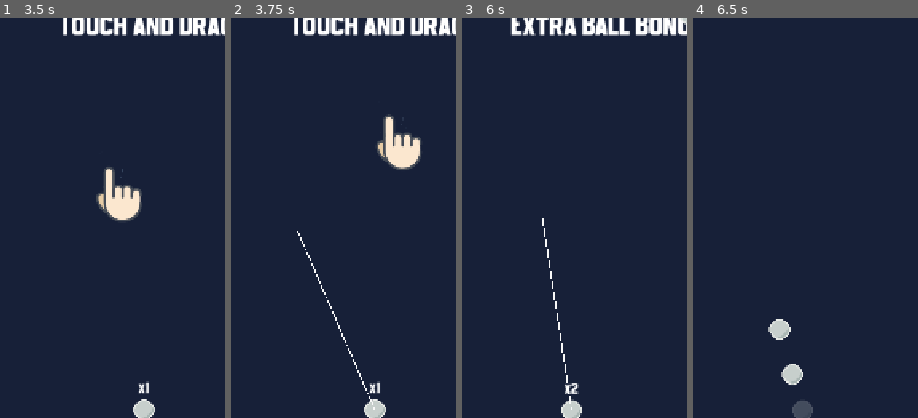
Above: before the commit, frames 1-4 (left to right).
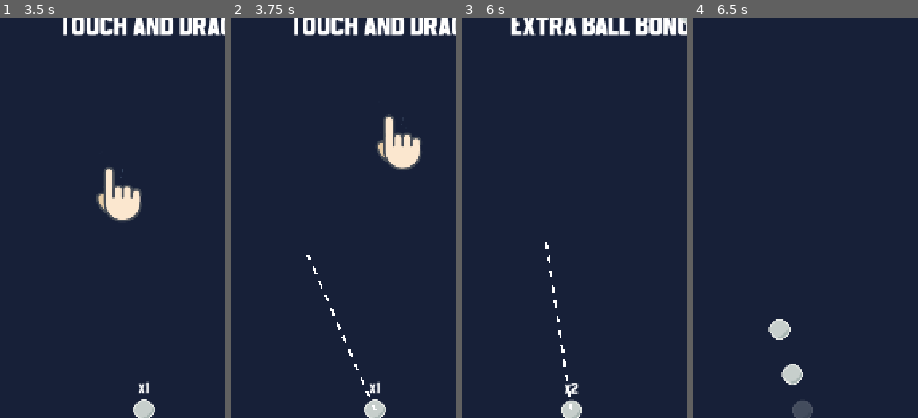
Above: after the commit, the same moments.

Repository: mrhewitt/hex-breaker
Game: Godot game, scene res://main.tscn
Two runs of this game, one before a commit and one after it. Both use one fixed random seed, a clock stepped at 60 frames per second and the inputs below. Sound files missing from this copy of the repository are replaced by a short silence.
Inputs (mouse positions are % of the whole screen's width and height, from its top left):
- Up to frame 1 (3.5 s): click (61, 75) at 0.5 s; move the mouse to (72, 45) at 1.27 s; press the mouse at (72, 45) at 1.28 s; release the mouse at (72, 45) at 2 s; click (11, 5) at 2 s; click (40, 57) at 2.75 s
- Up to frame 2 (3.75 s): drag from (30, 55) to (45, 70) at 3.52 s
- Up to frame 3 (6 s): click (50, 87) at 4.25 s; move the mouse to (60, 28) at 5.02 s; press the mouse at (60, 28) at 5.03 s; release the mouse at (60, 28) at 5.75 s; drag from (45, 70) to (20, 35) at 5.77 s
- Up to frame 4 (6.5 s): no input
The pictures show only the part of the screen within x 18-68%, y 30-80%; the shares and areas given below are measured in that part.

Frame 1 is identical in both runs. In frame 2, 0.3% of the frame differs, in the area x 29-65%, y 53-98%; in frame 3, 0.3%, in the area x 35-49%, y 50-98%; in frame 4, nothing differs.

Commit message:
Music and tutorial tweaks

Diff:
--- /dev/null
+++ b/components/click_hint.gd
@@ -0,0 +1,2 @@
+extends AnimatedSprite2D
+class_name ClickHint
--- /dev/null
+++ b/components/click_hint.tscn
@@ -0,0 +1,126 @@
+[gd_scene load_steps=19 format=3 uid="uid://c6ltu8yruq8m1"]
+
+[ext_resource type="Texture2D" uid="uid://c68ccdcf8hmya" path="res://assets/tutorial/start-point-sheet.png" id="1_gfaiu"]
+[ext_resource type="Script" uid="uid://c55hj105sppje" path="res://components/click_hint.gd" id="2_d7y4s"]
+
+[sub_resource type="AtlasTexture" id="AtlasTexture_aysyn"]
+atlas = ExtResource("1_gfaiu")
+region = Rect2(0, 0, 149, 147)
+
+[sub_resource type="AtlasTexture" id="AtlasTexture_o1net"]
+atlas = ExtResource("1_gfaiu")
+region = Rect2(149, 0, 149, 147)
+
+[sub_resource type="AtlasTexture" id="AtlasTexture_3ljsx"]
+atlas = ExtResource("1_gfaiu")
+region = Rect2(298, 0, 149, 147)
+
+[sub_resource type="AtlasTexture" id="AtlasTexture_gi7ib"]
+atlas = ExtResource("1_gfaiu")
+region = Rect2(447, 0, 149, 147)
+
+[sub_resource type="AtlasTexture" id="AtlasTexture_0pnie"]
+atlas = ExtResource("1_gfaiu")
+region = Rect2(596, 0, 149, 147)
+
+[sub_resource type="AtlasTexture" id="AtlasTexture_llyeo"]
+atlas = ExtResource("1_gfaiu")
+region = Rect2(745, 0, 149, 147)
+
+[sub_resource type="AtlasTexture" id="AtlasTexture_2tavo"]
+atlas = ExtResource("1_gfaiu")
+region = Rect2(894, 0, 149, 147)
+
+[sub_resource type="AtlasTexture" id="AtlasTexture_k8wd0"]
+atlas = ExtResource("1_gfaiu")
+region = Rect2(1043, 0, 149, 147)
+
+[sub_resource type="AtlasTexture" id="AtlasTexture_j7vgi"]
+atlas = ExtResource("1_gfaiu")
+region = Rect2(1192, 0, 149, 147)
+
+[sub_resource type="AtlasTexture" id="AtlasTexture_inp7a"]
+atlas = ExtResource("1_gfaiu")
+region = Rect2(1341, 0, 149, 147)
+
+[sub_resource type="AtlasTexture" id="AtlasTexture_bwxdu"]
+atlas = ExtResource("1_gfaiu")
+region = Rect2(1490, 0, 149, 147)
+
+[sub_resource type="AtlasTexture" id="AtlasTexture_lwhbe"]
+atlas = ExtResource("1_gfaiu")
+region = Rect2(1639, 0, 149, 147)
+
+[sub_resource type="AtlasTexture" id="AtlasTexture_ftqqi"]
+atlas = ExtResource("1_gfaiu")
+region = Rect2(1788, 0, 149, 147)
+
+[sub_resource type="AtlasTexture" id="AtlasTexture_avd5l"]
+atlas = ExtResource("1_gfaiu")
+region = Rect2(1937, 0, 149, 147)
+
+[sub_resource type="AtlasTexture" id="AtlasTexture_ll3gq"]
+atlas = ExtResource("1_gfaiu")
+region = Rect2(2086, 0, 149, 147)
+
+[sub_resource type="SpriteFrames" id="SpriteFrames_jgi7c"]
+animations = [{
+"frames": [{
+"duration": 1.0,
+"texture": SubResource("AtlasTexture_aysyn")
+}, {
+"duration": 1.0,
+"texture": SubResource("AtlasTexture_o1net")
+}, {
+"duration": 1.0,
+"texture": SubResource("AtlasTexture_3ljsx")
+}, {
+"duration": 1.0,
+"texture": SubResource("AtlasTexture_gi7ib")
+}, {
+"duration": 1.0,
+"texture": SubResource("AtlasTexture_0pnie")
+}, {
+"duration": 1.0,
+"texture": SubResource("AtlasTexture_llyeo")
+}, {
+"duration": 1.0,
+"texture": SubResource("AtlasTexture_2tavo")
+}, {
+"duration": 1.0,
+"texture": SubResource("AtlasTexture_k8wd0")
+}, {
+"duration": 1.0,
+"texture": SubResource("AtlasTexture_j7vgi")
+}, {
+"duration": 1.0,
+"texture": SubResource("AtlasTexture_inp7a")
+}, {
+"duration": 1.0,
+"texture": SubResource("AtlasTexture_bwxdu")
+}, {
+"duration": 1.0,
+"texture": SubResource("AtlasTexture_lwhbe")
+}, {
+"duration": 1.0,
+"texture": SubResource("AtlasTexture_ftqqi")
+}, {
+"duration": 1.0,
+"texture": SubResource("AtlasTexture_avd5l")
+}, {
+"duration": 1.0,
+"texture": SubResource("AtlasTexture_ll3gq")
+}],
+"loop": true,
+"name": &"default",
+"speed": 10.0
+}]
+
+[node name="ClickHint" type="AnimatedSprite2D"]
+visible = false
+scale = Vector2(0.6, 0.6)
+sprite_frames = SubResource("SpriteFrames_jgi7c")
+autoplay = "default"
+frame_progress = 0.93510693
+offset = Vector2(32, 26)
+script = ExtResource("2_d7y4s")
--- /dev/null
+++ b/components/launch_line_2d.gd
@@ -0,0 +1,21 @@
+extends Node2D
+class_name LaunchLine2D
+
+
+var end_point: Vector2
+
+
+# hide aiming line when we start level (aka balls launched)
+func _ready() -> void:
+	GameManager.balls_launched.connect(hide)
+	GameManager.aim_at.connect(_on_aim)
+
+
+func _on_aim(point: Vector2) -> void:
+	visible = true
+	end_point = to_local(point)
+	queue_redraw()
+
+
+func _draw() -> void:
+	draw_dashed_line(Vector2.ZERO, end_point, Color.WHITE, 4.0, 12)
--- /dev/null
+++ b/components/launch_line_2d.tscn
@@ -0,0 +1,6 @@
+[gd_scene load_steps=2 format=3 uid="uid://584anopyrmt1"]
+
+[ext_resource type="Script" uid="uid://b32igp6ek0bn5" path="res://components/launch_line_2d.gd" id="1_o1e16"]
+
+[node name="LaunchLine2D" type="Node2D"]
+script = ExtResource("1_o1e16")
--- a/entities/restart_point.gd
+++ b/components/restart_point.gd
@@ -2,6 +2,13 @@
 class_name RestartPoint
 
 signal restart_point_selected
+
+@export var show_click_hint: bool = false:
+	set(hint):
+		if click_hint:
+			click_hint.visible = hint
+
+@onready var click_hint: ClickHint = $ClickHint
 
 
 func _input_event(_viewport: Node, _event: InputEvent, _shape_idx: int) -> void:
--- a/entities/restart_point.tscn
+++ b/components/restart_point.tscn
@@ -1,7 +1,8 @@
-[gd_scene load_steps=4 format=3 uid="uid://ckvd7lm26dhna"]
+[gd_scene load_steps=5 format=3 uid="uid://ckvd7lm26dhna"]
 
 [ext_resource type="PackedScene" uid="uid://cwca3nqjljvq5" path="res://components/ball_highlight.tscn" id="1_njlx7"]
-[ext_resource type="Script" uid="uid://cglu0bapwe526" path="res://entities/restart_point.gd" id="1_o8rcf"]
+[ext_resource type="Script" uid="uid://cglu0bapwe526" path="res://components/restart_point.gd" id="1_o8rcf"]
+[ext_resource type="PackedScene" uid="uid://c6ltu8yruq8m1" path="res://components/click_hint.tscn" id="3_rj563"]
 
 [sub_resource type="CircleShape2D" id="CircleShape2D_njlx7"]
 radius = 26.019224
@@ -13,3 +14,6 @@
 
 [node name="CollisionShape2D" type="CollisionShape2D" parent="."]
 shape = SubResource("CircleShape2D_njlx7")
+
+[node name="ClickHint" parent="." instance=ExtResource("3_rj563")]
+position = Vector2(2, 5)
--- a/components/tutorial_animation.gd
+++ /dev/null
@@ -1,2 +0,0 @@
-extends Node2D
-class_name TutorialAnimation
--- a/components/tutorial_animation.tscn
+++ /dev/null
@@ -1,6 +0,0 @@
-[gd_scene load_steps=2 format=3 uid="uid://dhvdprbbdje4q"]
-
-[ext_resource type="Script" uid="uid://b4itev52mche3" path="res://components/tutorial_animation.gd" id="1_xpryf"]
-
-[node name="TutorialAnimation" type="Node2D"]
-script = ExtResource("1_xpryf")
--- a/entities/ball.gd
+++ b/entities/ball.gd
@@ -9,12 +9,11 @@
 		balls_left = ball_count
 		update_ball_counter()
 
-@onready var launch_line_2d: Line2D = $LaunchLine2D
+@onready var launch_line_2d: LaunchLine2D = $LaunchLine2D
 @onready var total_balls_label: Label = $TotalBallsLabel
 @onready var sprite_2d: Sprite2D = $Sprite2D
 
 var target_point: Vector2
-var preparing_to_fire: bool = false
 var balls_left: int = 1:
 	set(count_in):
 		balls_left = count_in
@@ -40,8 +39,9 @@
 
 func show_launch_line_to( point: Vector2 ) -> void:
 	target_point = point
-	var end_point := Vector2( point - global_position ).normalized() * 312
-	launch_line_2d.set_point_position(1, end_point)
+	#var end_point := Vector2( point - global_position ).normalized() * 312
+	launch_line_2d.start_point = global_position
+	launch_line_2d.end_point = target_point #Vector2( point - global_position ).normalized() * 512
 	launch_line_2d.visible = true
 
 
@@ -49,6 +49,6 @@
 	modulate.a = 0.25
 	var ball:BouncingBall = BOUNCING_BALL.instantiate()
 	ball.global_position = global_position
-	ball.velocity = Vector2( target_point - global_position ).normalized() * ball.SPEED
+	ball.velocity = Vector2( to_global(launch_line_2d.end_point) - global_position ).normalized() * ball.SPEED
 	balls_left -= 1
 	return ball
--- a/entities/ball.tscn
+++ b/entities/ball.tscn
@@ -1,8 +1,9 @@
-[gd_scene load_steps=5 format=3 uid="uid://bvk5ylsy5av5"]
+[gd_scene load_steps=6 format=3 uid="uid://bvk5ylsy5av5"]
 
 [ext_resource type="Script" uid="uid://5y57gdrptrpo" path="res://entities/ball.gd" id="1_lc4u2"]
 [ext_resource type="Texture2D" uid="uid://babakghj6swox" path="res://assets/ball.png" id="1_yheed"]
 [ext_resource type="FontFile" uid="uid://djp7yayy6aac7" path="res://assets/font/Urban Shadow Sans Serif.otf" id="3_2mxk7"]
+[ext_resource type="PackedScene" uid="uid://584anopyrmt1" path="res://components/launch_line_2d.tscn" id="3_rkec2"]
 
 [sub_resource type="LabelSettings" id="LabelSettings_rkec2"]
 font = ExtResource("3_2mxk7")
@@ -15,11 +16,8 @@
 [node name="Sprite2D" type="Sprite2D" parent="."]
 texture = ExtResource("1_yheed")
 
-[node name="LaunchLine2D" type="Line2D" parent="."]
+[node name="LaunchLine2D" parent="." instance=ExtResource("3_rkec2")]
 visible = false
-points = PackedVector2Array(0, 0, 101.333336, -124.66667)
-width = 2.0
-default_color = Color(0.973535, 0.9735351, 0.973535, 1)
 
 [node name="TotalBallsLabel" type="Label" parent="."]
 offset_left = -21.0
--- a/entities/blocks/bonus_block.gd
+++ b/entities/blocks/bonus_block.gd
@@ -58,11 +58,11 @@
 
 
 
-func _on_body_exited(body: Node2D) -> void:
+#func _on_body_exited(body: Node2D) -> void:
 	# a body left , so remove it from hit list, as bonus blocks are allowed to be
 	# hit again, if a specific bonus is one hit per ball this must be implemented
 	# specifically by the bonus override
-	hit_list.erase(body)
+#	hit_list.erase(body)
 
 
 func show_hit() -> void:
--- a/main.gd
+++ b/main.gd
@@ -6,7 +6,7 @@
 
 
 func _ready() -> void:
-	MusicPlayer.play('theme')
+	MusicPlayer.play_theme()
 
 
 func show_title_screen() -> void:
--- a/scripts/globals/game_manager.gd
+++ b/scripts/globals/game_manager.gd
@@ -5,6 +5,18 @@
 
 ## Emitted by bouncing ball once it bounces 3 times on a wall with no block
 signal show_drop_tutorial
+
+## emitted when user starts aiming process so UI elements to reset state
+signal aiming_started
+
+## emitted when user has move aiming line
+signal aim_at(point: Vector2)
+
+# sort of a suplicate for level_started, at end pf project I wanted to experiment
+# with using signals more, so when doing some of the tutorial elements I tried a more
+# signal oriented approach, hence sort of mish-mosh in code
+## emitted when user releases mouse and launchs balls
+signal balls_launched
 
 var score: int = 0:
 	set(score_in):
--- a/scripts/globals/music_player.gd
+++ b/scripts/globals/music_player.gd
@@ -2,21 +2,36 @@
 
 # dictionary of single sounds to be used with play(...)
 var MUSIC = {
-	theme = preload("res://assets/audio/Sakura-Girl-Daisy-chosic.com_.ogg"),
-	game = preload("res://assets/audio/Loyalty_Freak_Music_-_02_-_High_Technologic_Beat_Explosion(chosic.com).ogg")
+	theme = preload("res://assets/audio/Sakura-Girl-Stars-chosic.com_.ogg"),
+	game = [
+		preload("res://assets/audio/Sakura-Girl-Daisy-chosic.com_.ogg"),
+		preload("res://assets/audio/Sakura-Girl-Wake-Up-chosic.com_.ogg"),
+		preload("res://assets/audio/Small-Town(chosic.com).ogg")
+	]
 }
 
 var _music_audio_player: AudioStreamPlayer = null
+var available_game_tracks: Array = []
 
 
-func play( sound_key: String ) -> void:
-	if MUSIC.has(sound_key):
-		play_stream( MUSIC[sound_key] )
-	else:
-		print("MusicPlayer: Invalid sound key for play - " + sound_key)
+func play_theme() -> void:
+	play_stream( MUSIC.theme )
 
 
-func play_stream(sound_to_play: AudioStream) -> void:
+# play a random track, and remove it from list, this way we play all
+# tracks once every 3 cycles, but it is still random
+func play_game_track() -> void:
+	# if all game music tracks have played, restart to full list
+	if available_game_tracks.size() == 0:
+		available_game_tracks = [0,1,2]
+	var track = available_game_tracks.pick_random()
+	available_game_tracks.erase(track)
+	play_stream(MUSIC.game[track], false)
+	# when music is done, loop back to play another random game track
+	_music_audio_player.connect("finished", play_game_track)
+
+
+func play_stream(sound_to_play: AudioStream, loop: bool = true) -> void:
 	# create a new audio player and put it in the scene
 	# if you forgot to add_child() to incklude it in a scene
 	# your sound will not play
@@ -25,7 +40,8 @@
 		get_tree().get_current_scene().add_child.call_deferred(_music_audio_player)
 		# tell it to start playing the sound we chose
 		_music_audio_player.bus = "Music"
-		_music_audio_player.connect("finished", _on_music_finished)
+		if loop:
+			_music_audio_player.connect("finished", _on_music_finished)
 
 	_music_audio_player.stream = sound_to_play
 	_music_audio_player.play.call_deferred()
--- a/world/boundary_wall.gd
+++ b/world/boundary_wall.gd
@@ -35,9 +35,13 @@
 @onready var wall_body: WallBody = $WallBody
 @onready var default_color: Color = color_rect.color
 
+# track if a start point hint has been shown this game
+static var first_game_contact_point: bool = false
+
 var tween_hit_color: Tween = null
 var restart_point: Vector2
 var has_restart_point: bool = false
+var show_click_hint: bool = false
 var restart_point_instance: RestartPoint = null
 
 # returns the wall isntance that is currently the base wall
@@ -65,6 +69,9 @@
 
 func _ready() -> void:
 	set_shape.call_deferred()
+	# clear restart point when user starts the level
+	GameManager.aim_at.connect(_on_aim_at)
+	# show restart point when user moves to new level
 	BlockSpawner.level_updated.connect(_on_new_level)
 	color_rect.color = base_wall_color if is_base_wall else default_color
 
@@ -81,6 +88,7 @@
 # restored again
 func clear_start_point() -> void:
 	has_restart_point = false
+	show_click_hint = false
 	hide_restart_point()
 
 
@@ -96,7 +104,13 @@
 	if !has_restart_point:
 		has_restart_point = true
 		restart_point = point_of_contact
-		return true			# this is first contact in this ball group
+
+		# if this is the first contact with a wall in entire game, flag that
+		# a click hint must also be shown
+		if !first_game_contact_point:
+			first_game_contact_point = true
+			show_click_hint = true
+		return true			# this is first contact of this wall in this ball group
 	else:
 		return false		# not first contact, restart point already set
 
@@ -107,6 +121,7 @@
 		add_child(restart_point_instance)
 		restart_point_instance.global_position = restart_point
 		restart_point_instance.restart_point_selected.connect(_on_select_restart_point)
+		restart_point_instance.show_click_hint = show_click_hint
 
 
 func hide_restart_point() -> void:
@@ -129,3 +144,7 @@
 	is_base_wall = true
 	# let everyone know about the change
 	base_wall_selected.emit(self)
+
+
+func _on_aim_at(_point: Vector2) -> void:
+	clear_start_point()
--- a/world/level.gd
+++ b/world/level.gd
@@ -24,6 +24,7 @@
 	BlockSpawner.block_drop_complete.connect( _on_ready_to_aim )
 	BlockSpawner.show_tutorial.connect( _on_show_tutorial )
 
+
 func _input(event: InputEvent) -> void:
 	if targeting_state != BallAimState.BLOCKED:
 		if event is InputEventMouseButton:
@@ -40,19 +41,21 @@
 		elif event is InputEventMouseMotion:
 			if targeting_state == BallAimState.PREPARING_TO_AIM:
 				if Vector2(start_drag_position-get_global_mouse_position()).length() > 5:
-					ball.show_launch_line_to( get_global_mouse_position() )
+					#ball.show_launch_line_to( get_global_mouse_position() )
+					GameManager.aim_at.emit( get_global_mouse_position() )
 					# clear target points on other walls, we cannot change now we started aiming
-					BoundaryWall.clear_all_start_points()
+					#BoundaryWall.clear_all_start_points()
 					targeting_state = BallAimState.AIMING
 			elif targeting_state == BallAimState.AIMING:
-				ball.show_launch_line_to( get_global_mouse_position() )
+				#ball.show_launch_line_to( get_global_mouse_position() )
+				GameManager.aim_at.emit( get_global_mouse_position() )
 
 
 func release_launch() -> void:
 	if targeting_state == BallAimState.AIMING:
-		tutorial_control.visible = false
+		mouse_default_cursor_shape = Control.CURSOR_FORBIDDEN
+		GameManager.balls_launched.emit()
 		launch_timer.start()
-		ball.launch_line_2d.visible = false
 		targeting_state = BallAimState.BLOCKED
 		BlockSpawner.start_level()
 
@@ -90,6 +93,7 @@
 
 func _on_ready_to_aim() -> void:
 	targeting_state = BallAimState.WAITING
+	mouse_default_cursor_shape = Control.CURSOR_POINTING_HAND
 
 
 func _on_show_tutorial(level: int, bonus_block: Node2D) -> void:
--- a/world/tutorial_control.gd
+++ b/world/tutorial_control.gd
@@ -6,6 +6,10 @@
 @onready var ball_marker_2d: Marker2D = $BallMarker2D
 @onready var ball_sprite_2d: Sprite2D = $BallSprite2D
 @onready var tutorial_level_1: Node2D = $TutorialLevel1
+
+
+func _ready() -> void:
+	GameManager.balls_launched.connect(hide)
 
 
 func show_tutorial(level: int, bonus_block: Node2D) -> void:
--- a/world/tutorial_control.tscn
+++ b/world/tutorial_control.tscn
@@ -98,6 +98,7 @@
 anchor_bottom = 1.0
 grow_horizontal = 2
 grow_vertical = 2
+mouse_filter = 1
 script = ExtResource("1_js183")
 
 [node name="TutorialLabel" type="Label" parent="."]
--- a/world/world.gd
+++ b/world/world.gd
@@ -11,16 +11,18 @@
 @onready var best_score_label: Label = %BestScoreLabel
 @onready var pause_control: Control = %PauseControl
 @onready var game_over_control: Control = %GameOverControl
-@onready var drop_tutorial_sprite_2d: AnimatedSprite2D = %DropTutorialSprite2D
+@onready var click_hint: ClickHint = %ClickHint
 
 var shown_drop_tutorial: bool = false
 
 func start_new_game() -> void:
-	MusicPlayer.play('game')
+	MusicPlayer.play_game_track()
 	GameManager.new_game()
 	HighScoreManager.high_score_updated.connect(_on_new_highscore)
 	_on_new_highscore(HighScoreManager.high_score)
 
+	# new game so we can show click hints again
+	BoundaryWall.first_game_contact_point = false
 	shown_drop_tutorial = false
 	GameManager.show_drop_tutorial.connect( _on_drop_tutorial )
 
@@ -38,14 +40,14 @@
 func _on_level_updated(_level: int) -> void:
 	round_label.text = str(_level)
 	drop_button.disabled = true
-	drop_tutorial_sprite_2d.visible = false
+	click_hint.visible = false
 	best_level_label.text = "Best Level: " + str(BlockSpawner.best_level)
 
 
 func _on_drop_button_pressed() -> void:
 	SfxPlayer.play(SfxPlayer.DROP_BUTTON)
 	drop_button.disabled = true
-	drop_tutorial_sprite_2d.visible = false
+	click_hint.visible = false
 	for ball in get_tree().get_nodes_in_group('bouncing_balls'):
 		ball.drop_to_ground()
 
@@ -90,5 +92,5 @@
 func _on_drop_tutorial() -> void:
 	# only show "tutorial" first time condition is met
 	if !shown_drop_tutorial:
-		drop_tutorial_sprite_2d.visible = true
+		click_hint.visible = true
 		shown_drop_tutorial = true
--- a/world/world.tscn
+++ b/world/world.tscn
@@ -19,7 +19,7 @@
 [ext_resource type="Texture2D" uid="uid://cgg3ymr331wpc" path="res://assets/ui-drop-button-disabled.png" id="12_mad0u"]
 [ext_resource type="Texture2D" uid="uid://g30at6lskeer" path="res://assets/ui-stop-button-pressed.png" id="13_o1net"]
 [ext_resource type="Texture2D" uid="uid://b614a8ggh2eam" path="res://assets/ui-stop-button-hover.png" id="14_3ljsx"]
-[ext_resource type="Texture2D" uid="uid://c68ccdcf8hmya" path="res://assets/tutorial/start-point-sheet.png" id="20_p2iis"]
+[ext_resource type="PackedScene" uid="uid://c6ltu8yruq8m1" path="res://components/click_hint.tscn" id="20_p2iis"]
 
 [sub_resource type="Theme" id="Theme_sc4t8"]
 default_font = ExtResource("1_mmdvd")
@@ -51,119 +51,6 @@
 
 [sub_resource type="StyleBoxTexture" id="StyleBoxTexture_b2suy"]
 texture = ExtResource("11_ov2xu")
-
-[sub_resource type="AtlasTexture" id="AtlasTexture_aysyn"]
-atlas = ExtResource("20_p2iis")
-region = Rect2(0, 0, 149, 147)
-
-[sub_resource type="AtlasTexture" id="AtlasTexture_o1net"]
-atlas = ExtResource("20_p2iis")
-region = Rect2(149, 0, 149, 147)
-
-[sub_resource type="AtlasTexture" id="AtlasTexture_3ljsx"]
-atlas = ExtResource("20_p2iis")
-region = Rect2(298, 0, 149, 147)
-
-[sub_resource type="AtlasTexture" id="AtlasTexture_gi7ib"]
-atlas = ExtResource("20_p2iis")
-region = Rect2(447, 0, 149, 147)
-
-[sub_resource type="AtlasTexture" id="AtlasTexture_0pnie"]
-atlas = ExtResource("20_p2iis")
-region = Rect2(596, 0, 149, 147)
-
-[sub_resource type="AtlasTexture" id="AtlasTexture_llyeo"]
-atlas = ExtResource("20_p2iis")
-region = Rect2(745, 0, 149, 147)
-
-[sub_resource type="AtlasTexture" id="AtlasTexture_2tavo"]
-atlas = ExtResource("20_p2iis")
-region = Rect2(894, 0, 149, 147)
-
-[sub_resource type="AtlasTexture" id="AtlasTexture_k8wd0"]
-atlas = ExtResource("20_p2iis")
-region = Rect2(1043, 0, 149, 147)
-
-[sub_resource type="AtlasTexture" id="AtlasTexture_j7vgi"]
-atlas = ExtResource("20_p2iis")
-region = Rect2(1192, 0, 149, 147)
-
-[sub_resource type="AtlasTexture" id="AtlasTexture_inp7a"]
-atlas = ExtResource("20_p2iis")
-region = Rect2(1341, 0, 149, 147)
-
-[sub_resource type="AtlasTexture" id="AtlasTexture_bwxdu"]
-atlas = ExtResource("20_p2iis")
-region = Rect2(1490, 0, 149, 147)
-
-[sub_resource type="AtlasTexture" id="AtlasTexture_lwhbe"]
-atlas = ExtResource("20_p2iis")
-region = Rect2(1639, 0, 149, 147)
-
-[sub_resource type="AtlasTexture" id="AtlasTexture_ftqqi"]
-atlas = ExtResource("20_p2iis")
-region = Rect2(1788, 0, 149, 147)
-
-[sub_resource type="AtlasTexture" id="AtlasTexture_avd5l"]
-atlas = ExtResource("20_p2iis")
-region = Rect2(1937, 0, 149, 147)
-
-[sub_resource type="AtlasTexture" id="AtlasTexture_ll3gq"]
-atlas = ExtResource("20_p2iis")
-region = Rect2(2086, 0, 149, 147)
-
-[sub_resource type="SpriteFrames" id="SpriteFrames_jgi7c"]
-animations = [{
-"frames": [{
-"duration": 1.0,
-"texture": SubResource("AtlasTexture_aysyn")
-}, {
-"duration": 1.0,
-"texture": SubResource("AtlasTexture_o1net")
-}, {
-"duration": 1.0,
-"texture": SubResource("AtlasTexture_3ljsx")
-}, {
-"duration": 1.0,
-"texture": SubResource("AtlasTexture_gi7ib")
-}, {
-"duration": 1.0,
-"texture": SubResource("AtlasTexture_0pnie")
-}, {
-"duration": 1.0,
-"texture": SubResource("AtlasTexture_llyeo")
-}, {
-"duration": 1.0,
-"texture": SubResource("AtlasTexture_2tavo")
-}, {
-"duration": 1.0,
-"texture": SubResource("AtlasTexture_k8wd0")
-}, {
-"duration": 1.0,
-"texture": SubResource("AtlasTexture_j7vgi")
-}, {
-"duration": 1.0,
-"texture": SubResource("AtlasTexture_inp7a")
-}, {
-"duration": 1.0,
-"texture": SubResource("AtlasTexture_bwxdu")
-}, {
-"duration": 1.0,
-"texture": SubResource("AtlasTexture_lwhbe")
-}, {
-"duration": 1.0,
-"texture": SubResource("AtlasTexture_ftqqi")
-}, {
-"duration": 1.0,
-"texture": SubResource("AtlasTexture_avd5l")
-}, {
-"duration": 1.0,
-"texture": SubResource("AtlasTexture_ll3gq")
-}],
-"loop": true,
-"name": &"default",
-"speed": 10.0
-}]
 
 [node name="World" type="VBoxContainer"]
 anchors_preset = 15
@@ -232,12 +119,14 @@
 layout_mode = 2
 size_flags_vertical = 2
 mouse_filter = 1
+mouse_default_cursor_shape = 2
 script = ExtResource("3_mmdvd")
 
 [node name="TutorialControl" parent="Level" instance=ExtResource("7_j34ew")]
 unique_name_in_owner = true
 visible = false
 layout_mode = 1
+mouse_default_cursor_shape = 2
 
 [node name="TopWall" parent="Level" instance=ExtResource("3_4717r")]
 layout_mode = 1
@@ -485,14 +374,9 @@
 theme_override_styles/focus = SubResource("StyleBoxTexture_b2suy")
 disabled = true
 
-[node name="DropTutorialSprite2D" type="AnimatedSprite2D" parent="HUDLower/HBoxContainer/DropButton"]
-unique_name_in_owner = true
-visible = false
-position = Vector2(92, 95)
-scale = Vector2(0.6, 0.6)
-sprite_frames = SubResource("SpriteFrames_jgi7c")
-autoplay = "default"
-frame_progress = 0.08362358
+[node name="ClickHint" parent="HUDLower/HBoxContainer/DropButton" instance=ExtResource("20_p2iis")]
+unique_name_in_owner = true
+position = Vector2(69, 68)
 
 [node name="MarginContainer" type="MarginContainer" parent="HUDLower/HBoxContainer"]
 layout_mode = 2
Not shown, removed: assets/audio/Loyalty_Freak_Music_-_02_-_High_Technologic_Beat_Explosion(chosic.com).ogg.import
Not shown, added: assets/audio/Sakura-Girl-Stars-chosic.com_.ogg.import
Not shown, added: assets/audio/Sakura-Girl-Wake-Up-chosic.com_.ogg.import
Not shown, added: assets/audio/Small-Town(chosic.com).ogg.import
Not shown, added: components/click_hint.gd.uid
Not shown, added: components/launch_line_2d.gd.uid
Renamed: entities/restart_point.gd.uid -> components/restart_point.gd.uid
Not shown, removed: components/tutorial_animation.gd.uid
Not shown: 1 places in world/world.tscn that only renumber resources
Not shown, removed: assets/audio/Loyalty_Freak_Music_-_02_-_High_Technologic_Beat_Explosion(chosic.com).ogg
Not shown, added: assets/audio/Sakura-Girl-Stars-chosic.com_.ogg
Not shown, added: assets/audio/Sakura-Girl-Wake-Up-chosic.com_.ogg
(and 1 more such lines)
